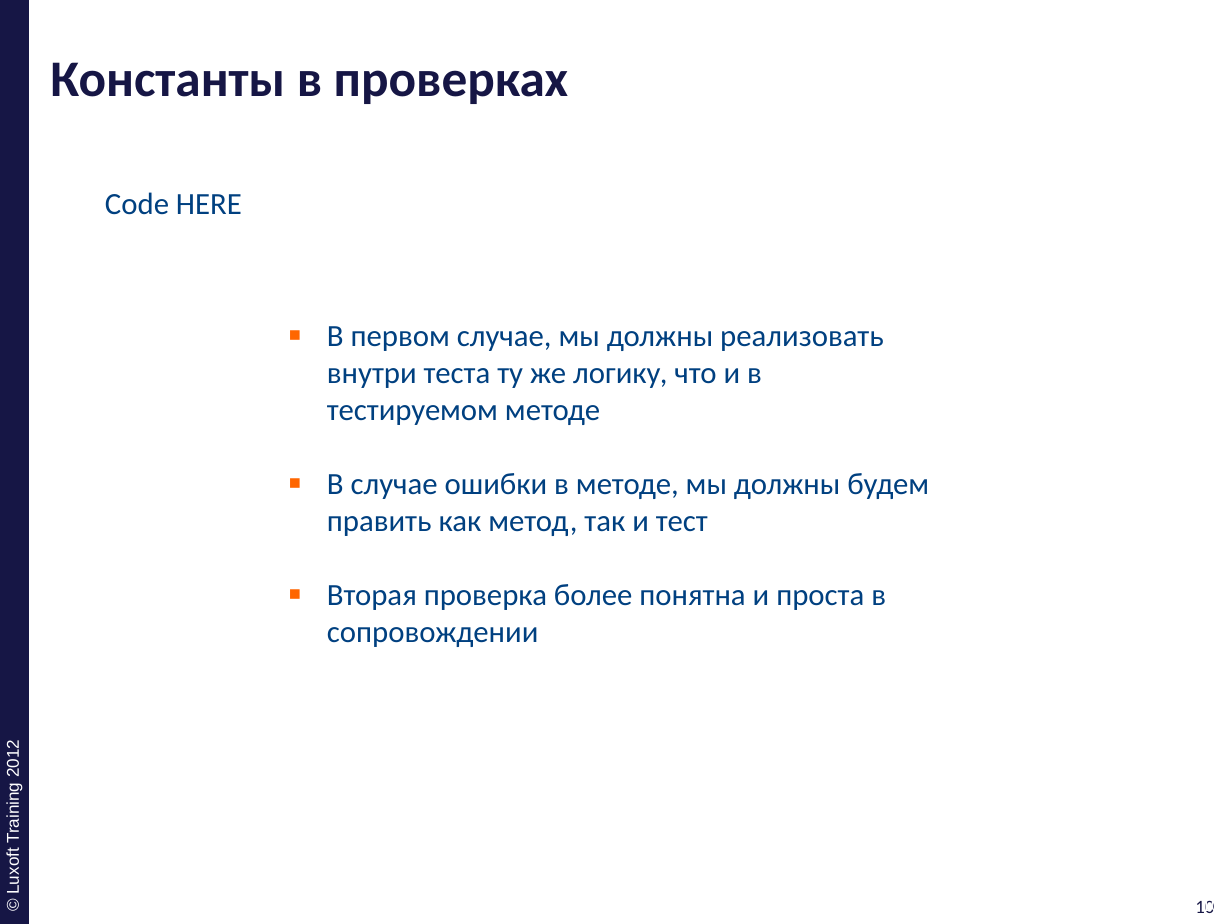
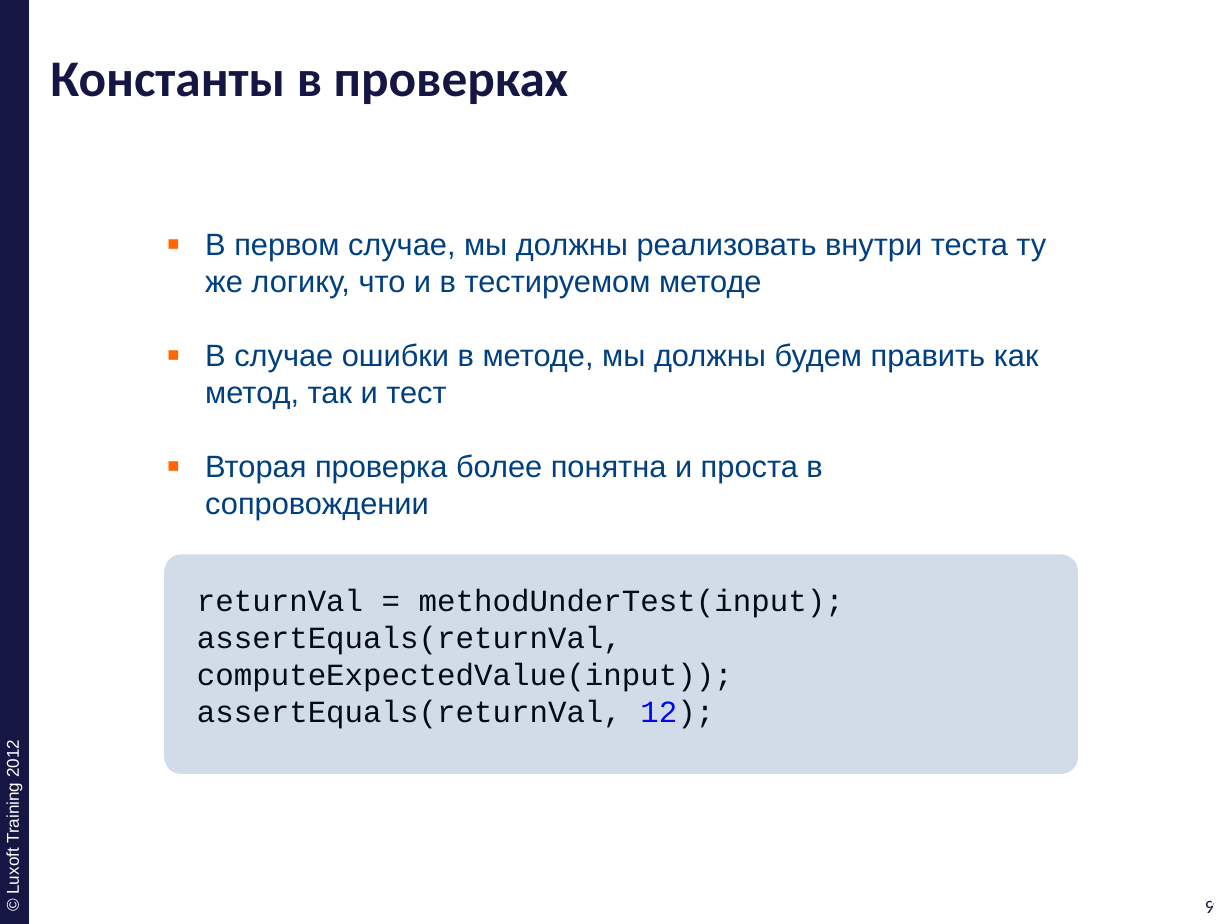
Before and after one commit to ivan-dyachenko/Trainings, a slide deck: slide 9 of Test Driven Development/materials/pptx/11. TDD-Best-Practice.pptx (slide 10 before the commit). Drawn at 1232x924 pixels with LibreOffice and Linux fonts; fonts in the diff are those of the drawing; background and template pictures are left out. Boxes give left, top, right and bottom in pixels: in the first picture for what was removed or moved away, otherwise in the second. Text is boxed around its words. In the diff, an @@ line names an element or a change of style, - is before the commit and + after.

```diff
--- a/Test Driven Development/materials/pptx/11. TDD-Best-Practice.pptx
+++ b/Test Driven Development/materials/pptx/11. TDD-Best-Practice.pptx
@@ text removed at [105,192,242,215] @@
-Code HERE
@@ text "В первом случае, мы должны ...": place and size @@
-text "В первом случае, мы должны ..." at [327,326,929,647]
+text "В первом случае, мы должны ..." at [205,233,1046,482]
@@ text "В первом случае, мы должны ..." at [205,233,1046,482]: font Calibri to Arial @@
@@ rounded rectangle added at [164,554,1078,774], fill #004080 at 18% opacity @@
@@ text added at [197,589,844,729], 18 pt, text #000000 @@
+returnVal = methodUnderTest(input);
+assertEquals(returnVal, computeExpectedValue(input));
+assertEquals(returnVal, 12);
@@ page number at [1205,901,1215,913]: text changed @@
-10
+9
@@ page number at [1211,901,1221,910]: text changed @@
-10
+9
```
Also in this commit, not shown: 15 other slides changed, 1 slide removed.
